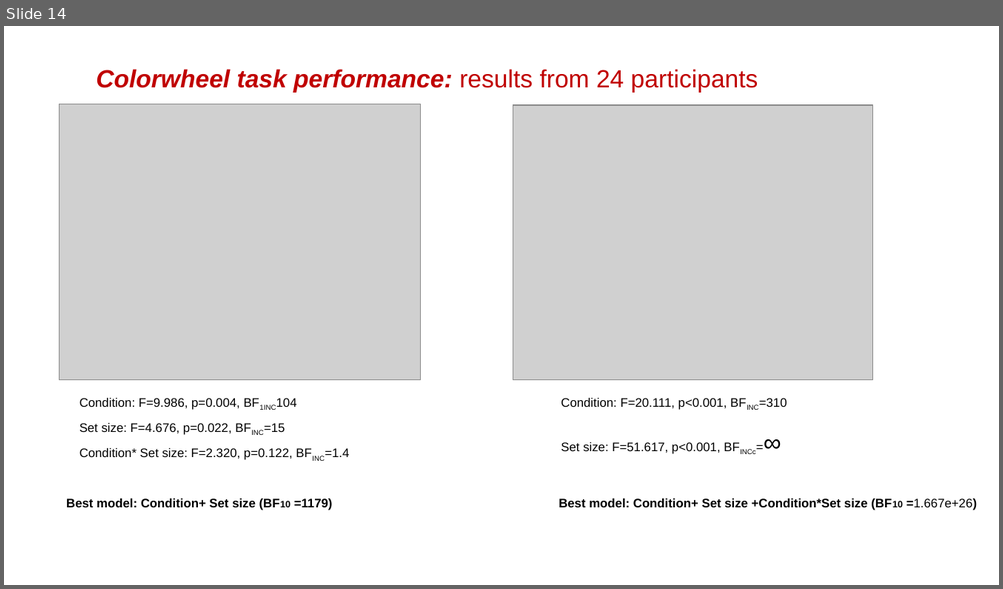
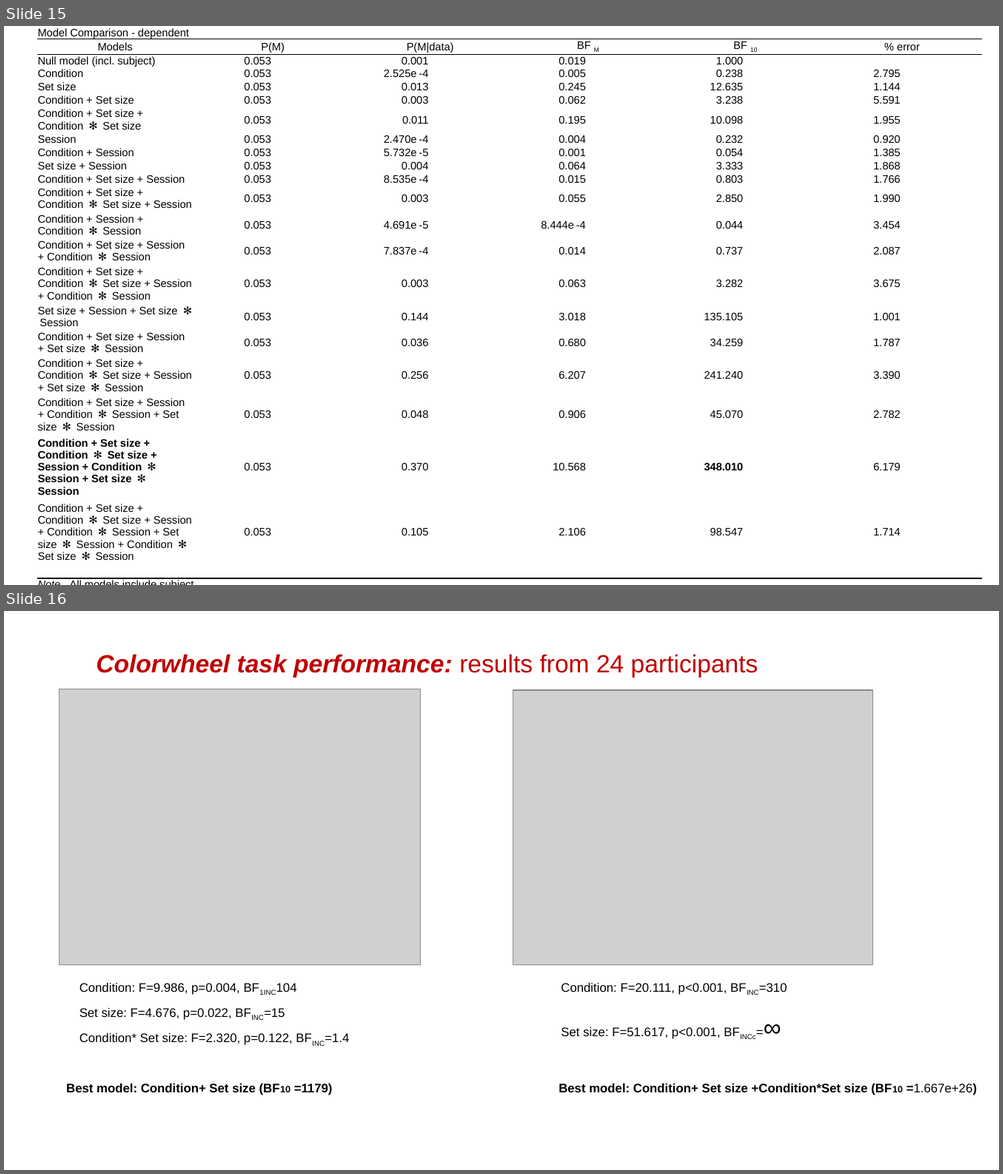
Before and after one commit to danae1968/vici, a slide deck: QuantifyingCC/pilot5_09_01_2017.pptx. Shown one above the other, each under a label of ours: slide 14 before the commit, slides 15 and 16 after it. The pictures are 1003x589 and 1003x1174 pixels, drawn with LibreOffice and Linux fonts; fonts in the diff are those of the drawing; grey boxes stand for pictures; background and template pictures are left out. Boxes give left, top, right and bottom in pixels: in the first picture for what was removed or moved away, otherwise in the second. Text is boxed around its words. In the diff, an @@ line names an element or a change of style, - is before the commit and + after.

```diff
--- a/QuantifyingCC/pilot5_09_01_2017.pptx
+++ b/QuantifyingCC/pilot5_09_01_2017.pptx
@@ slide 15 added at (4,26,999,585), background picture (left out) @@
@@ table added at (37,26,979,585), 23 rows, 12 columns @@
+Model Comparison - dependent |  |  |  |  |  |  |  |  |  |  | 
+Models |  | P(M) |  | P(M|data) |  | BF M |  | BF 10 |  | % error | 
+Null model (incl. subject) |  | 0.053 |  | 0.001 |  | 0.019 |  | 1.000 |  |  | 
+Condition |  | 0.053 |  | 2.525e -4 |  | 0.005 |  | 0.238 |  | 2.795 | 
+Set size |  | 0.053 |  | 0.013 |  | 0.245 |  | 12.635 |  | 1.144 | 
+Condition + Set size |  | 0.053 |  | 0.003 |  | 0.062 |  | 3.238 |  | 5.591 | 
+Condition + Set size + Condition ✻ Set size |  | 0.053 |  | 0.011 |  | 0.195 |  | 10.098 |  | 1.955 | 
+Session |  | 0.053 |  | 2.470e -4 |  | 0.004 |  | 0.232 |  | 0.920 | 
+Condition + Session |  | 0.053 |  | 5.732e -5 |  | 0.001 |  | 0.054 |  | 1.385 | 
+Set size + Session |  | 0.053 |  | 0.004 |  | 0.064 |  | 3.333 |  | 1.868 | 
+Condition + Set size + Session |  | 0.053 |  | 8.535e -4 |  | 0.015 |  | 0.803 |  | 1.766 | 
+Condition + Set size + Condition ✻ Set size + Session |  | 0.053 |  | 0.003 |  | 0.055 |  | 2.850 |  | 1.990 | 
+Condition + Session + Condition ✻ Session |  | 0.053 |  | 4.691e -5 |  | 8.444e -4 |  | 0.044 |  | 3.454 | 
+Condition + Set size + Session + Condition ✻ Session |  | 0.053 |  | 7.837e -4 |  | 0.014 |  | 0.737 |  | 2.087 | 
+Condition + Set size + Condition ✻ Set size + Session + Condition ✻ Session |  | 0.053 |  | 0.003 |  | 0.063 |  | 3.282 |  | 3.675 | 
+Set size + Session + Set size ✻ Session |  | 0.053 |  | 0.144 |  | 3.018 |  | 135.105 |  | 1.001 | 
+Condition + Set size + Session + Set size ✻ Session |  | 0.053 |  | 0.036 |  | 0.680 |  | 34.259 |  | 1.787 | 
+Condition + Set size + Condition ✻ Set size + Session + Set size ✻ Session |  | 0.053 |  | 0.256 |  | 6.207 |  | 241.240 |  | 3.390 | 
+Condition + Set size + Session + Condition ✻ Session + Set size ✻ Session |  | 0.053 |  | 0.048 |  | 0.906 |  | 45.070 |  | 2.782 | 
+Condition + Set size + Condition ✻ Set size + Session + Condition ✻ Session + Set size ✻ Session |  | 0.053 |  | 0.370 |  | 10.568 |  | 348.010 |  | 6.179 | 
+Condition + Set size + Condition ✻ Set size + Session + Condition ✻ Session + Set size ✻ Session + Condition ✻ Set size ✻ Session |  | 0.053 |  | 0.105 |  | 2.106 |  | 98.547 |  | 1.714 | 
+ |  |  |  |  |  |  |  |  |  |  | 
+Note. All models include subject. |  |  |  |  |  |  |  |  |  |  | 
@@ what was slide 14 is now slide 16 @@
```
Also in this commit, not shown: 1 other slide added, 6 other files.
